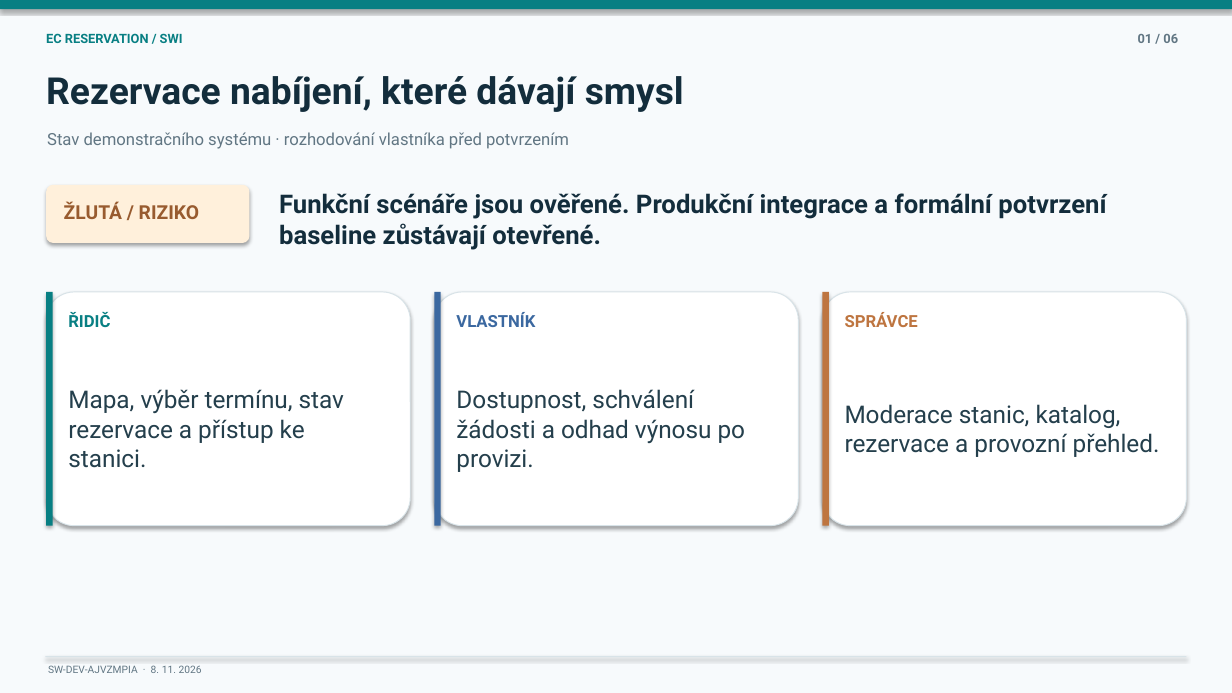
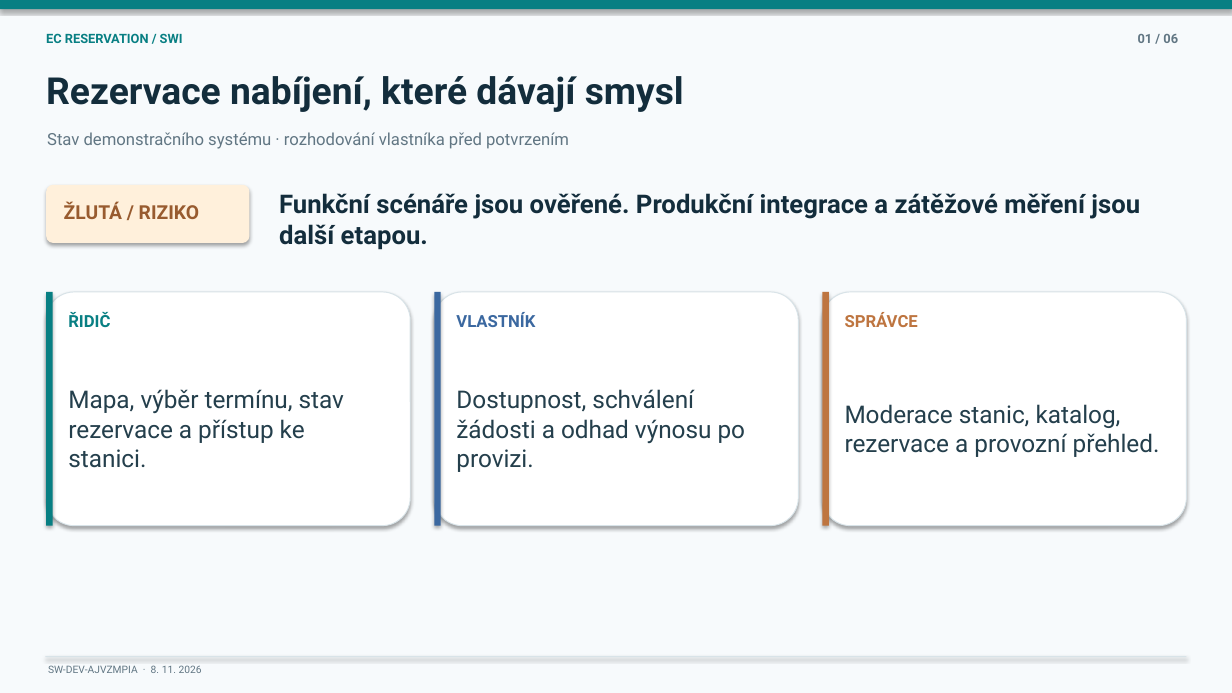
Before and after one commit to alexejjuzaninov/EC-reservationSystem, a slide deck: slide 1 of zadani/stav_projektu.pptx. Drawn at 1232x693 pixels with LibreOffice and Linux fonts; fonts in the diff are those of the drawing. Boxes give left, top, right and bottom in pixels: in the first picture for what was removed or moved away, otherwise in the second. Text is boxed around its words. In the diff, an @@ line names an element or a change of style, - is before the commit and + after.

```diff
--- a/zadani/stav_projektu.pptx
+++ b/zadani/stav_projektu.pptx
@@ text at bbox=[279, 193, 1140, 250]: text changed @@
-Funkční scénáře jsou ověřené. Produkční integrace a formální potvrzení baseline zůstávají otevřené.
+Funkční scénáře jsou ověřené. Produkční integrace a zátěžové měření jsou další etapou.
```
Also in this commit, not shown: 1 other slide changed, 16 other files.
